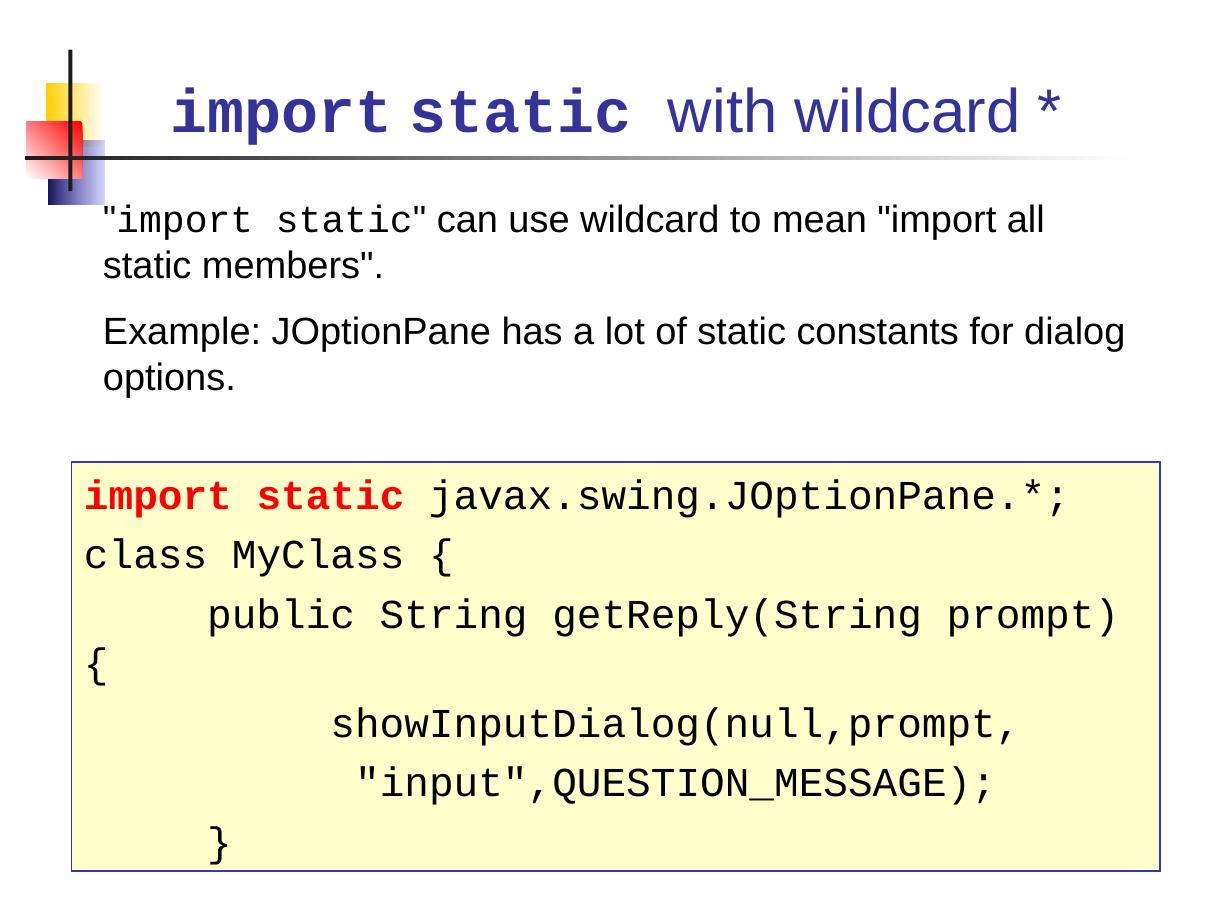
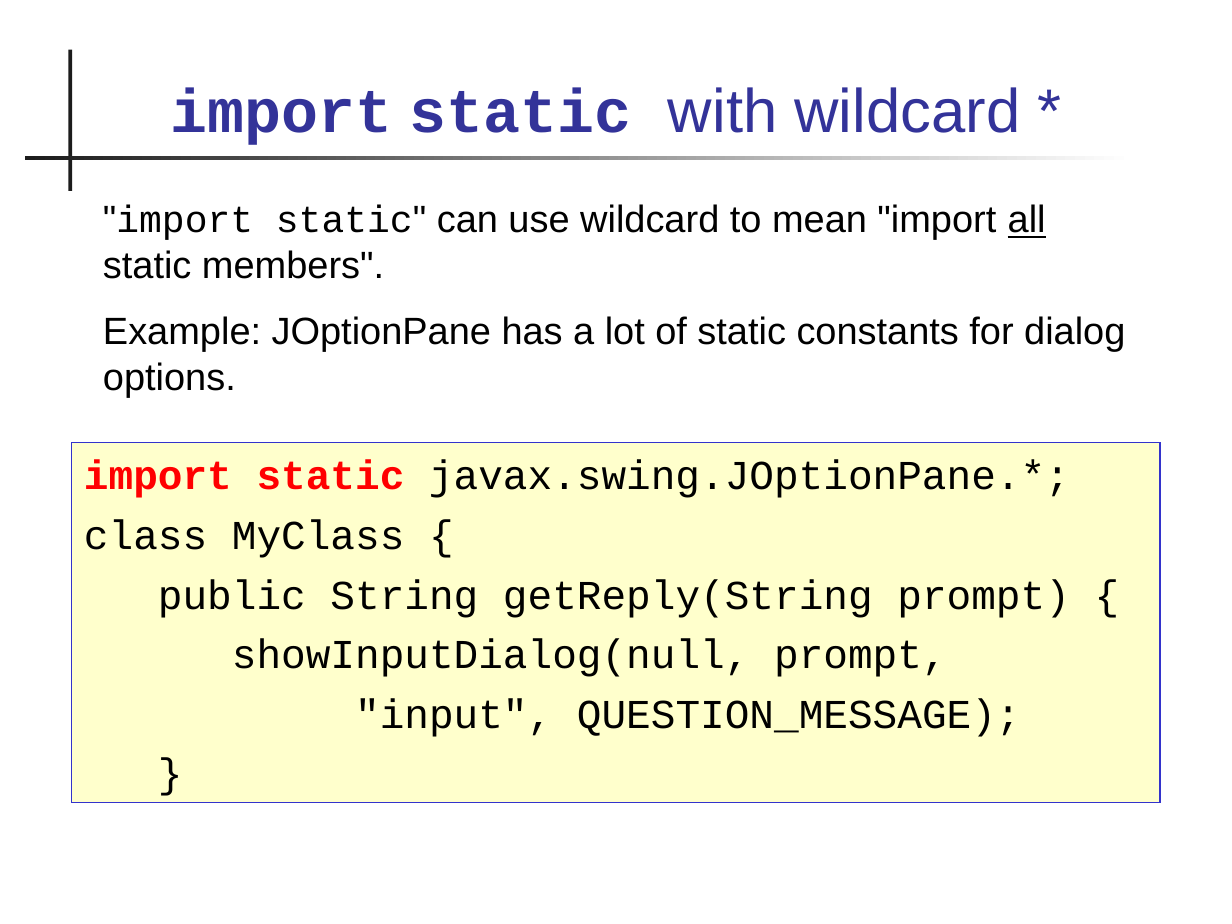
Before and after one commit to skeoop/skeoop.github.io, a slide deck: slide 16 of java-basics/21-Packages.ppt. Drawn at 1232x924 pixels with LibreOffice and Linux fonts; fonts in the diff are those of the drawing. Boxes give left, top, right and bottom in pixels: in the first picture for what was removed or moved away, otherwise in the second. Text is boxed around its words. In the diff, an @@ line names an element or a change of style, - is before the commit and + after.

```diff
--- a/java-basics/21-Packages.ppt
+++ b/java-basics/21-Packages.ppt
@@ rectangle removed at [46, 83, 103, 147] @@
@@ rectangle removed at [27, 122, 83, 179] @@
@@ rectangle removed at [48, 140, 103, 205] @@
@@ text ""import static" can use wildcard ..." at [103, 204, 1125, 397]: underline on in "all" @@
@@ rectangle "import static javax.swing.JOptionPane.*;": place and size @@
-rectangle "import static javax.swing.JOptionPane.*;" at [71, 462, 1159, 871]
+rectangle "import static javax.swing.JOptionPane.*;" at [71, 442, 1159, 802]
@@ text in rectangle at [232, 638, 1021, 737]: text changed @@
-showInputDialog(null,prompt,
-"input",QUESTION_MESSAGE);
+showInputDialog(null, prompt,
+"input", QUESTION_MESSAGE);
```
Also in this commit, not shown: 16 other slides changed, 1 slide added, 1 slide removed, 16 other files.
